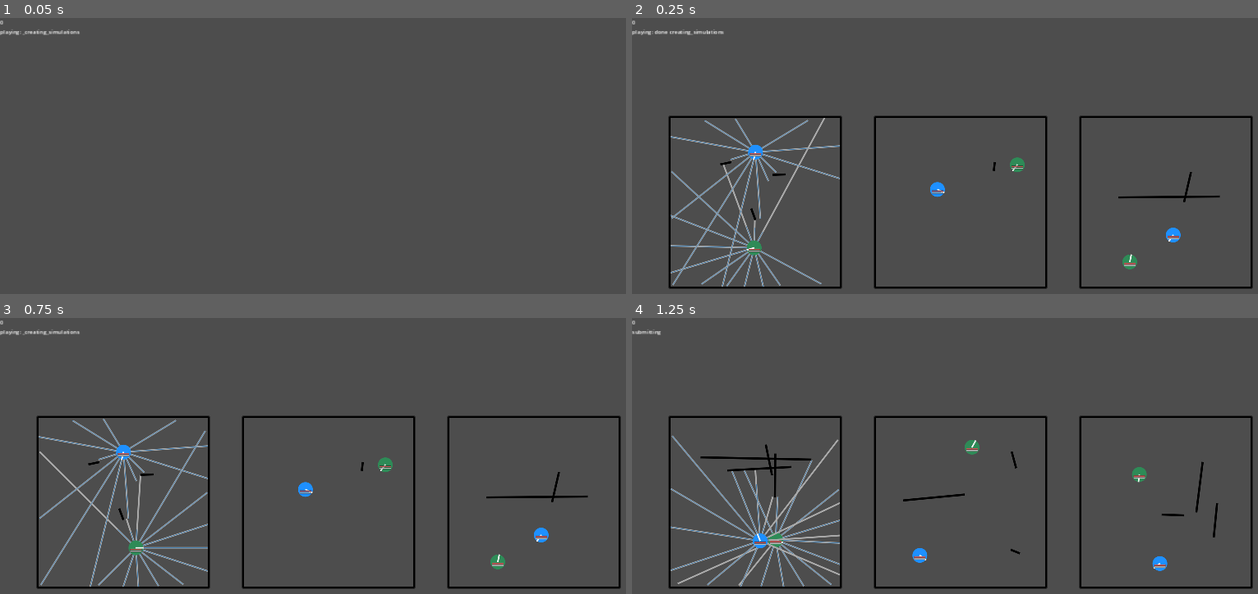
Above: before the commit, frames 1-4 (two rows, left to right).
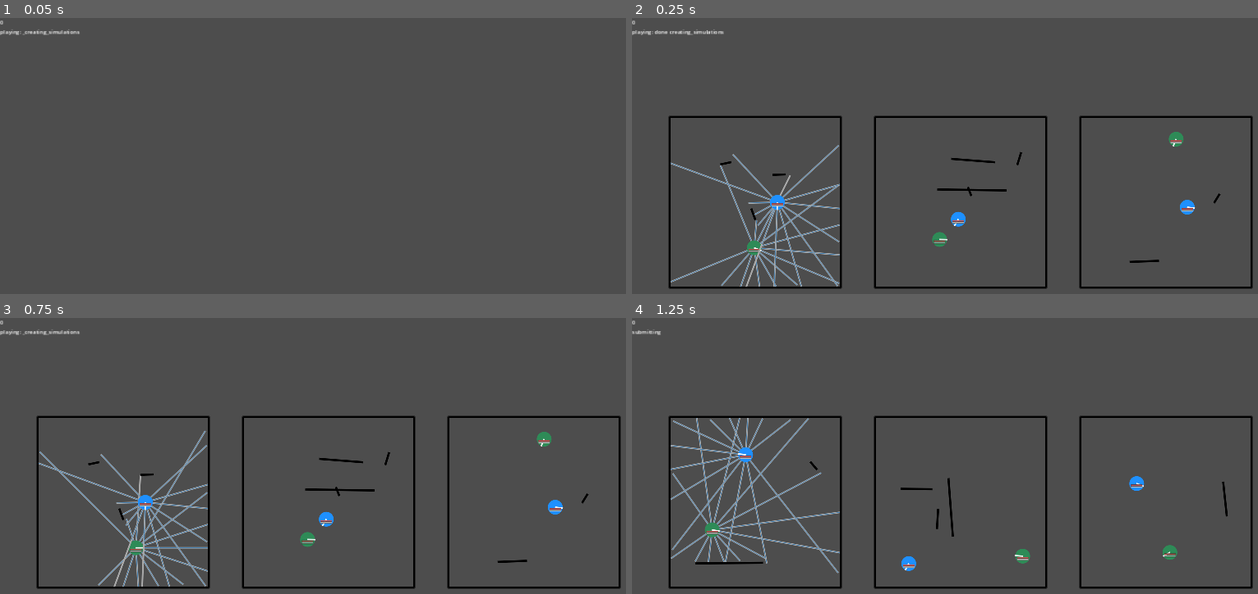
Above: after the commit, the same moments.

Repository: stokatyan/godot-ai
Game: Godot game, scene res://BattleRoyalGame/BREnv.tscn
Same seed, same stepped clock (60 frames per second), same inputs: the game is played once before the commit and once after it.
Inputs:
- Up to frame 1 (0.05 s): no input
- Up to frame 2 (0.25 s): no input
- Up to frame 3 (0.75 s): tap Enter at 0.5 s; hold D from 0.53 s (still down); tap 2 at 0.6 s
- Up to frame 4 (1.25 s): keep holding D; tap Space at 0.77 s

Frame 1 is identical in both runs. In frame 2, 4.6% of the frame differs, in the area x 6-95%, y 36-98%; in frame 3, 3.1%; in frame 4, 5.4%, in the area x 6-96%, y 36-98%.
Error in both runs: Cannot call method 'poll' on a null value. (res://AI/AIServerTCP.gd:40)

Commit message:
simplify init

Diff:
--- a/godot-ai-client/BattleRoyalGame/BRSimulation.gd
+++ b/godot-ai-client/BattleRoyalGame/BRSimulation.gd
@@ -158,13 +158,14 @@
 	var result = space_state.cast_motion(motion_query)
 	return result[0]
 
-func _get_collision_points(shape_rid: RID, transform: Transform2D, margin: float, collision_mask: int) -> Array[Vector2]:
+func _get_collision_points(shape_rid: RID, transform: Transform2D, margin: float, collision_mask: int, excluded: Array[RID] = []) -> Array[Vector2]:
 	var direct_state = PhysicsServer2D.space_get_direct_state(_physics_space)
 	var query = PhysicsShapeQueryParameters2D.new()
 	query.margin = margin
 	query.shape_rid = shape_rid
 	query.transform = transform
 	query.collision_mask = collision_mask
+	query.exclude = excluded
 	var result = direct_state.collide_shape(query, 1)
 	return result
 
@@ -203,7 +204,6 @@
 		PhysicsServer2D.free_rid(body)
 
 	var max_p = _map_radius * 0.75
-	var agent_positions: Array[Vector2] = []
 
 	var last_wall_was_vertical = false
 	for i in range(0, randi_range(1, 4)):
@@ -226,34 +226,24 @@
 		var inner_wall = _add_wall(wall_segment)
 		_inner_wall_bodies.append(inner_wall)
 
+	for agent in _agents:
+		agent._position = Vector2(-1000, -1000)
+
 	var is_done = false
 	var agent_index = 0
 	while agent_index < _agents.size():
-		if agent_index == agent_positions.size():
-			agent_positions.append(Vector2())
+		var agent = _agents[agent_index]
+		var new_position = Vector2(randf_range(-max_p , max_p), randf_range(-max_p , max_p))
+		agent.set_transform(new_position, randf_range(-PI, PI))
 		await physics_update
 		await physics_update
 
-		agent_positions[agent_index] = Vector2(randf_range(-max_p , max_p), randf_range(-max_p , max_p))
-		var position = agent_positions[agent_index]
-
-		var agent_transform = Transform2D(0, position)
-		var temp_hero_body = PhysicsServer2D.body_create()
-		var temp_hero_shape = PhysicsServer2D.circle_shape_create()
-		PhysicsServer2D.shape_set_data(temp_hero_shape, _agents[agent_index]._radius)
-		PhysicsServer2D.body_add_shape(temp_hero_body, temp_hero_shape)
-		PhysicsServer2D.body_set_state(temp_hero_body, PhysicsServer2D.BODY_STATE_TRANSFORM, agent_transform)
-		PhysicsServer2D.body_set_space(temp_hero_body, _physics_space)
-		PhysicsServer2D.body_set_collision_layer(temp_hero_body, get_layer(agent_index))
 
 		var all_layers = _team1_layer | _team2_layer | _wall_layer
-		var result: Array[Vector2] = _get_collision_points(temp_hero_shape, agent_transform, _agents[agent_index]._radius * 2, _wall_layer)
+		var result: Array[Vector2] = _get_collision_points(agent._physics_shape, agent._transform, agent._radius * 2, all_layers, [agent._physics_body])
 
 		if result.is_empty():
 			agent_index += 1
-
-	for i in range(_agents.size()):
-		_agents[i].set_transform(agent_positions[i], randf_range(-PI, PI))
 
 	_reset_prev_actions()
 	_reset_prev_observations()
Not shown, changed: godot-ai-client/checkpoints/001.pt
